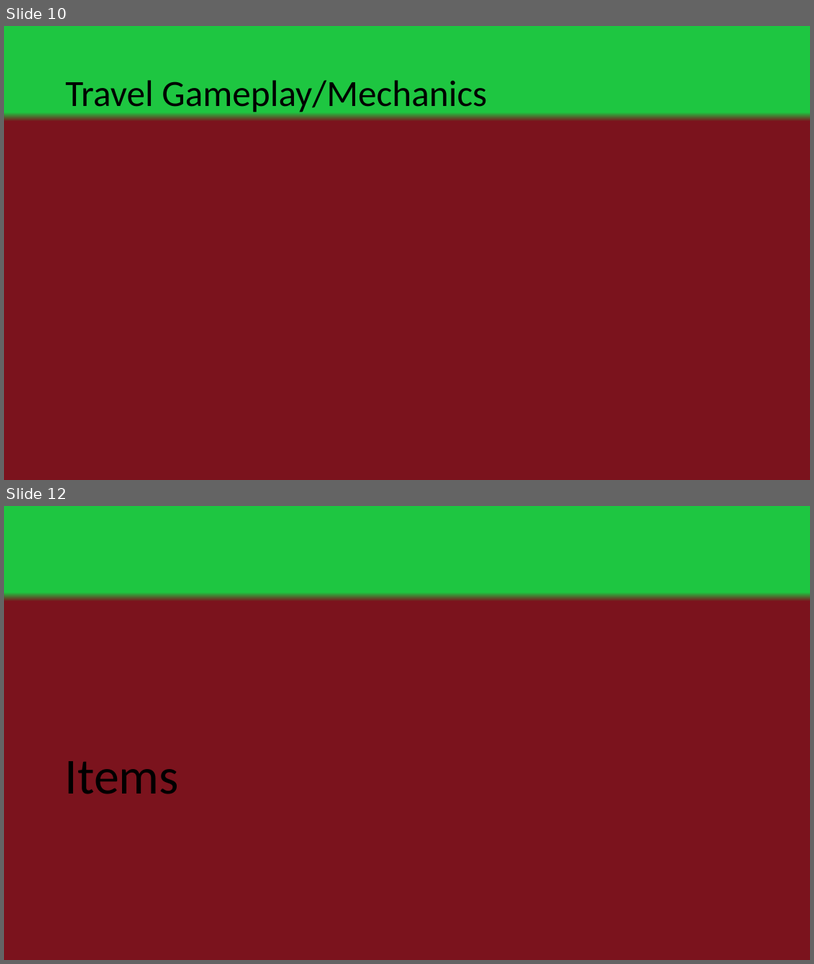
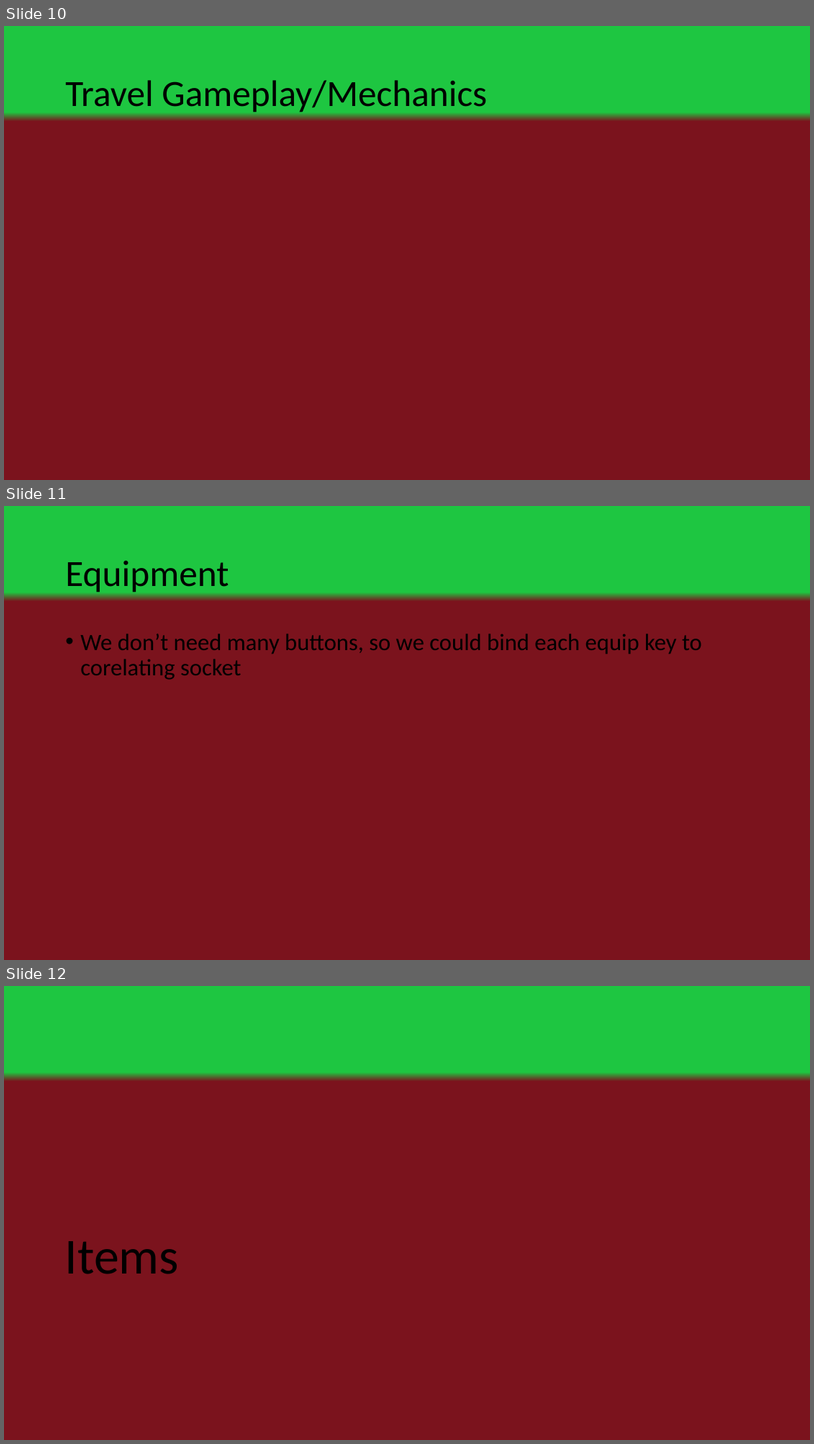
Before and after one commit to LuxRegem/Project_Clash-of-Cosplayers, a slide deck: Shared Documentation/Luke's Documents/Clash of Cos - Visual Pitch.pptx. Shown one above the other, each under a label of ours: slides 10 and 12 before the commit, slides 10, 11 and 12 after it; the slides between them are not shown. The pictures are 814x964 and 814x1444 pixels, drawn with LibreOffice and Linux fonts; fonts in the diff are those of the drawing. Boxes give left, top, right and bottom in pixels: in the first picture for what was removed or moved away, otherwise in the second. Text is boxed around its words. In the diff, an @@ line names an element or a change of style, - is before the commit and + after.

```diff
--- a/Shared Documentation/Luke's Documents/Clash of Cos - Visual Pitch.pptx
+++ b/Shared Documentation/Luke's Documents/Clash of Cos - Visual Pitch.pptx
@@ slide 11 added at [4, 506, 810, 960], background gradient #1EC641 to #7B131D @@
@@ title added at [65, 560, 229, 592], 44 pt, text #000000 @@
+Equipment
@@ text added at [80, 633, 702, 680], 28 pt, text #000000 @@
+• We don’t need many buttons, so we could bind each equip key to corelating socket
```
Also in this commit, not shown: 1 slide removed.
